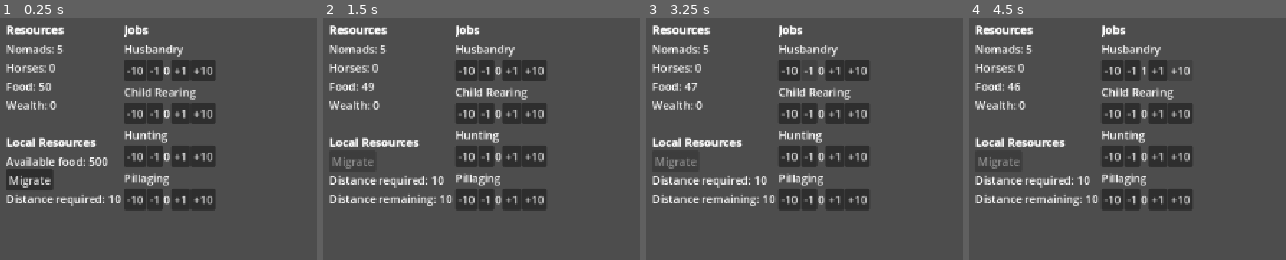
Above: before the commit, frames 1-4 (left to right).
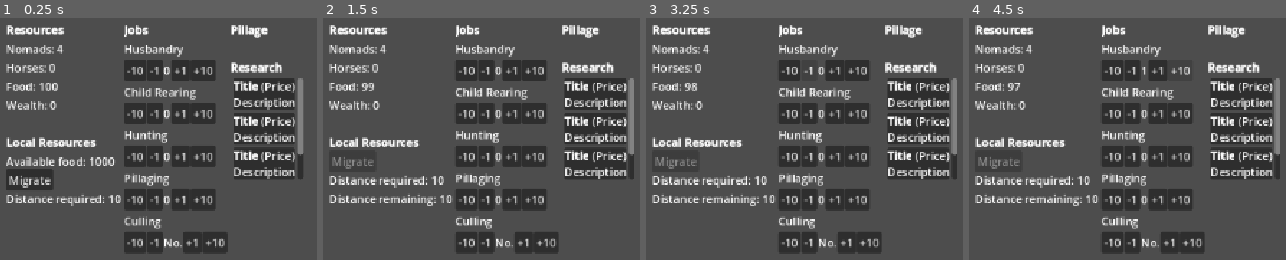
Above: after the commit, the same moments.

Repository: huckmon/mini-jam-205-horses
Game: Godot game, scene res://Scenes/game_scene.tscn
Two runs of this game, one before a commit and one after it. Both use one fixed random seed, a clock stepped at 60 frames per second and the inputs below. Before the commit the project has no main scene; this scene is started directly in both runs.
Inputs (mouse positions are in pixels of both pictures, inside the frame that each line leads up to):
- Up to frame 1 (0.25 s): no input
- Up to frame 2 (1.5 s): click "Migrate" at 0.5 s; click (595, 93) at 1.27 s
- Up to frame 3 (3.25 s): click "-10" at 2 s; click "-1" at 2.75 s
- Up to frame 4 (4.5 s): click "+1" at 3.5 s; click "+10" at 4.25 s

The runs differ from the first frame. In frame 1, 11% of the frame differs, in the area x 12-96%, y 2-97%; in frame 2, 11%; in frame 3, 11%; in frame 4, 11%.

Commit message:
game over functionality
- Game will end when player has no nomads
- Need to wrap up and test if reloading the game in a webpage would reset the resource for a new game

Diff:
--- a/Scenes/col_1_v_box_container.tscn
+++ b/Scenes/col_1_v_box_container.tscn
@@ -1,9 +1,9 @@
 [gd_scene format=3 uid="uid://bwm44ihoc2lsf"]
 
-[ext_resource type="Script" uid="uid://b37aqw1juptox" path="res://Scenes/col_1_v_box_container.gd" id="1_e61ng"]
+[ext_resource type="Script" uid="uid://b37aqw1juptox" path="res://Scripts/col_1_v_box_container.gd" id="1_e61ng"]
 [ext_resource type="Resource" uid="uid://ox7rhenr6wdv" path="res://Resources/gamedata.tres" id="2_oi8vr"]
 
-[node name="Col1_VBoxContainer" type="VBoxContainer" unique_id=234414940]
+[node name="col_1_VBoxContainer" type="VBoxContainer" unique_id=234414940]
 offset_right = 120.0
 offset_bottom = 269.0
 script = ExtResource("1_e61ng")
@@ -14,6 +14,10 @@
 bbcode_enabled = true
 text = "[b]Resources[/b]"
 fit_content = true
+
+[node name="starving" type="Label" parent="." unique_id=227566568]
+layout_mode = 2
+text = "Starving!"
 
 [node name="nomadsHBoxContainer" type="HBoxContainer" parent="." unique_id=1304170862]
 layout_mode = 2
--- a/Scenes/col_2_v_box_container.tscn
+++ b/Scenes/col_2_v_box_container.tscn
@@ -1,10 +1,10 @@
 [gd_scene format=3 uid="uid://rvtrrs7ccuto"]
 
 [ext_resource type="Script" uid="uid://c66nwk7silo3l" path="res://Scripts/col_2_v_box_container.gd" id="1_pfwx5"]
-[ext_resource type="PackedScene" uid="uid://o7nes6dcej83" path="res://Scenes/base_job_h_box_container_component.tscn" id="1_vk5i7"]
+[ext_resource type="PackedScene" uid="uid://o7nes6dcej83" path="res://Scenes/prefab/base_job_h_box_container_component.tscn" id="1_vk5i7"]
 [ext_resource type="Resource" uid="uid://ox7rhenr6wdv" path="res://Resources/gamedata.tres" id="2_x7cha"]
 
-[node name="Col2_VBoxContainer" type="VBoxContainer" unique_id=607190770]
+[node name="col_2_VBoxContainer" type="VBoxContainer" unique_id=607190770]
 script = ExtResource("1_pfwx5")
 gamedata = ExtResource("2_x7cha")
 
@@ -42,6 +42,13 @@
 [node name="pillagingHBoxContainerComponent" parent="." unique_id=183650669 instance=ExtResource("1_vk5i7")]
 layout_mode = 2
 
+[node name="Label3" type="Label" parent="." unique_id=666131192]
+layout_mode = 2
+text = "Culling"
+
+[node name="cullingHBoxContainerComponent" parent="." unique_id=307230184 instance=ExtResource("1_vk5i7")]
+layout_mode = 2
+
 [node name="blank_space" type="Label" parent="." unique_id=2064399575]
 layout_mode = 2
 
@@ -66,3 +73,4 @@
 [editable path="childrearingHBoxContainerComponent"]
 [editable path="huntingHBoxContainerComponent"]
 [editable path="pillagingHBoxContainerComponent"]
+[editable path="cullingHBoxContainerComponent"]
--- /dev/null
+++ b/Scenes/col_3_v_box_container.tscn
@@ -0,0 +1,66 @@
+[gd_scene format=3 uid="uid://2siny1tl3h0x"]
+
+[ext_resource type="PackedScene" uid="uid://cge77bbibwdhv" path="res://Scenes/prefab/researchitem_margin_container.tscn" id="1_lyceo"]
+
+[node name="col_3_VBoxContainer" type="VBoxContainer" unique_id=1965166724]
+offset_right = 40.0
+offset_bottom = 40.0
+
+[node name="RichTextLabel" type="RichTextLabel" parent="." unique_id=658971777]
+layout_mode = 2
+bbcode_enabled = true
+text = "[b]Pillage[/b]"
+fit_content = true
+autowrap_mode = 0
+
+[node name="blankspace" type="Label" parent="." unique_id=82074257]
+layout_mode = 2
+
+[node name="RichTextLabel2" type="RichTextLabel" parent="." unique_id=909860012]
+layout_mode = 2
+bbcode_enabled = true
+text = "[b]Research[/b]"
+fit_content = true
+autowrap_mode = 0
+
+[node name="MarginContainer" type="MarginContainer" parent="." unique_id=275669100]
+layout_mode = 2
+theme_override_constants/margin_left = 4
+
+[node name="ScrollContainer" type="ScrollContainer" parent="MarginContainer" unique_id=1274792782]
+layout_mode = 2
+theme_override_constants/scrollbar_h_separation = 4
+horizontal_scroll_mode = 0
+vertical_scroll_mode = 2
+
+[node name="VBoxContainer" type="VBoxContainer" parent="MarginContainer/ScrollContainer" unique_id=146078681]
+layout_mode = 2
+
+[node name="researchitemMarginContainer" parent="MarginContainer/ScrollContainer/VBoxContainer" unique_id=399311976 instance=ExtResource("1_lyceo")]
+layout_mode = 2
+
+[node name="researchitemMarginContainer2" parent="MarginContainer/ScrollContainer/VBoxContainer" unique_id=1355179699 instance=ExtResource("1_lyceo")]
+layout_mode = 2
+
+[node name="researchitemMarginContainer3" parent="MarginContainer/ScrollContainer/VBoxContainer" unique_id=2102706275 instance=ExtResource("1_lyceo")]
+layout_mode = 2
+
+[node name="researchitemMarginContainer4" parent="MarginContainer/ScrollContainer/VBoxContainer" unique_id=22392776 instance=ExtResource("1_lyceo")]
+layout_mode = 2
+
+[node name="scrollmarginwindow" type="VBoxContainer" parent="MarginContainer" unique_id=525058897]
+layout_mode = 2
+mouse_filter = 2
+theme_override_constants/separation = 100
+
+[node name="Label" type="Label" parent="MarginContainer/scrollmarginwindow" unique_id=51669553]
+layout_mode = 2
+size_flags_vertical = 3
+
+[node name="Label2" type="Label" parent="MarginContainer/scrollmarginwindow" unique_id=1535379281]
+layout_mode = 2
+
+[editable path="MarginContainer/ScrollContainer/VBoxContainer/researchitemMarginContainer"]
+[editable path="MarginContainer/ScrollContainer/VBoxContainer/researchitemMarginContainer2"]
+[editable path="MarginContainer/ScrollContainer/VBoxContainer/researchitemMarginContainer3"]
+[editable path="MarginContainer/ScrollContainer/VBoxContainer/researchitemMarginContainer4"]
--- /dev/null
+++ b/Scenes/col_4_v_box_container.tscn
@@ -0,0 +1,41 @@
+[gd_scene format=3 uid="uid://cgbmyewihxo6p"]
+
+[node name="col_4_VBoxContainer" type="VBoxContainer" unique_id=822112598]
+offset_right = 40.0
+offset_bottom = 40.0
+
+[node name="RichTextLabel" type="RichTextLabel" parent="." unique_id=591678263]
+layout_mode = 2
+bbcode_enabled = true
+text = "[b]Game Over[/b]			"
+fit_content = true
+autowrap_mode = 0
+
+[node name="RichTextLabel2" type="RichTextLabel" parent="." unique_id=2026836420]
+layout_mode = 2
+text = "The tribe has been wiped out"
+fit_content = true
+
+[node name="Label" type="Label" parent="." unique_id=1442316114]
+visible = false
+layout_mode = 2
+
+[node name="restart_button" type="Button" parent="Label" unique_id=876402773]
+visible = false
+layout_mode = 1
+anchors_preset = 4
+anchor_top = 0.5
+anchor_bottom = 0.5
+offset_top = -15.5
+offset_right = 72.0
+offset_bottom = 15.5
+grow_vertical = 2
+text = "Restart?"
+
+[node name="blank_space" type="Label" parent="." unique_id=14821387]
+layout_mode = 2
+
+[node name="RichTextLabel3" type="RichTextLabel" parent="." unique_id=1943342216]
+layout_mode = 2
+text = "Restart the page to try again"
+fit_content = true
--- a/Scenes/game_scene.tscn
+++ b/Scenes/game_scene.tscn
@@ -4,6 +4,8 @@
 [ext_resource type="PackedScene" uid="uid://bwm44ihoc2lsf" path="res://Scenes/col_1_v_box_container.tscn" id="2_6h5vk"]
 [ext_resource type="PackedScene" uid="uid://rvtrrs7ccuto" path="res://Scenes/col_2_v_box_container.tscn" id="2_b6fju"]
 [ext_resource type="Resource" uid="uid://ox7rhenr6wdv" path="res://Resources/gamedata.tres" id="2_fiftr"]
+[ext_resource type="PackedScene" uid="uid://2siny1tl3h0x" path="res://Scenes/col_3_v_box_container.tscn" id="5_1ixah"]
+[ext_resource type="PackedScene" uid="uid://cgbmyewihxo6p" path="res://Scenes/col_4_v_box_container.tscn" id="6_rgj8m"]
 
 [node name="GameScene" type="CanvasLayer" unique_id=1608268263]
 script = ExtResource("1_x87qo")
@@ -17,19 +19,26 @@
 offset_right = 351.0
 offset_bottom = 308.0
 
-[node name="Col1_VBoxContainer" parent="HBoxContainer" unique_id=234414940 instance=ExtResource("2_6h5vk")]
+[node name="col_1_VBoxContainer" parent="HBoxContainer" unique_id=234414940 instance=ExtResource("2_6h5vk")]
 layout_mode = 2
 
-[node name="Col2_VBoxContainer" parent="HBoxContainer" unique_id=607190770 instance=ExtResource("2_b6fju")]
+[node name="col_2_VBoxContainer" parent="HBoxContainer" unique_id=607190770 instance=ExtResource("2_b6fju")]
+layout_mode = 2
+
+[node name="col_3_VBoxContainer" parent="HBoxContainer" unique_id=1965166724 instance=ExtResource("5_1ixah")]
+layout_mode = 2
+
+[node name="col_4_VBoxContainer" parent="HBoxContainer" unique_id=822112598 instance=ExtResource("6_rgj8m")]
 layout_mode = 2
 
 [connection signal="timeout" from="globalGameTick" to="." method="_on_global_game_tick_timeout"]
-[connection signal="timeout" from="globalGameTick" to="HBoxContainer/Col1_VBoxContainer" method="_on_global_game_tick_timeout"]
-[connection signal="timeout" from="globalGameTick" to="HBoxContainer/Col2_VBoxContainer" method="_on_global_game_tick_timeout"]
+[connection signal="timeout" from="globalGameTick" to="HBoxContainer/col_1_VBoxContainer" method="_on_global_game_tick_timeout"]
+[connection signal="timeout" from="globalGameTick" to="HBoxContainer/col_2_VBoxContainer" method="_on_global_game_tick_timeout"]
 
-[editable path="HBoxContainer/Col1_VBoxContainer"]
-[editable path="HBoxContainer/Col2_VBoxContainer"]
-[editable path="HBoxContainer/Col2_VBoxContainer/husbandryHBoxContainerComponent"]
-[editable path="HBoxContainer/Col2_VBoxContainer/childrearingHBoxContainerComponent"]
-[editable path="HBoxContainer/Col2_VBoxContainer/huntingHBoxContainerComponent"]
-[editable path="HBoxContainer/Col2_VBoxContainer/pillagingHBoxContainerComponent"]
+[editable path="HBoxContainer/col_1_VBoxContainer"]
+[editable path="HBoxContainer/col_2_VBoxContainer"]
+[editable path="HBoxContainer/col_2_VBoxContainer/husbandryHBoxContainerComponent"]
+[editable path="HBoxContainer/col_2_VBoxContainer/childrearingHBoxContainerComponent"]
+[editable path="HBoxContainer/col_2_VBoxContainer/huntingHBoxContainerComponent"]
+[editable path="HBoxContainer/col_2_VBoxContainer/pillagingHBoxContainerComponent"]
+[editable path="HBoxContainer/col_2_VBoxContainer/cullingHBoxContainerComponent"]
--- /dev/null
+++ b/Scenes/prefab/researchitem_margin_container.tscn
@@ -0,0 +1,35 @@
+[gd_scene format=3 uid="uid://cge77bbibwdhv"]
+
+[node name="researchitemMarginContainer" type="MarginContainer" unique_id=399311976]
+offset_right = 89.0
+offset_bottom = 46.0
+size_flags_horizontal = 3
+size_flags_vertical = 3
+
+[node name="Button2" type="Button" parent="." unique_id=1218949914]
+layout_mode = 2
+
+[node name="VBoxContainer" type="VBoxContainer" parent="." unique_id=1345289069]
+layout_mode = 2
+mouse_filter = 2
+theme_override_constants/separation = 0
+
+[node name="HBoxContainer" type="HBoxContainer" parent="VBoxContainer" unique_id=225440567]
+layout_mode = 2
+size_flags_horizontal = 4
+
+[node name="title" type="RichTextLabel" parent="VBoxContainer/HBoxContainer" unique_id=1204917989]
+layout_mode = 2
+bbcode_enabled = true
+text = "[b]Title[/b]"
+fit_content = true
+autowrap_mode = 0
+
+[node name="price" type="Label" parent="VBoxContainer/HBoxContainer" unique_id=1739818732]
+layout_mode = 2
+text = "(Price)"
+
+[node name="description" type="Label" parent="VBoxContainer" unique_id=260711059]
+layout_mode = 2
+text = "Description"
+horizontal_alignment = 1
--- a/Scenes/col_1_v_box_container.gd
+++ b/Scripts/col_1_v_box_container.gd
@@ -21,6 +21,7 @@
 	# things to disable at start
 	$distanceremainingHBoxContainer.visible = false
 	$timeleftHBoxContainer.visible = false
+	$starving.visible = false
 
 func _physics_process(_delta: float) -> void:
 	update_values()
@@ -48,19 +49,24 @@
 		travelling()
 	if gamedata.food_count <= 0:
 		starvation()
-	else:
+	elif gamedata.not_starving == 0:
 		gamedata.not_starving = 1
+		$starving.visible = false
 
 func starvation():
+	# NOTE: Add starving notification
+	$starving.visible = true
 	gamedata.not_starving = 0
 	if gamedata.horse_count > 0:
-		print(gamedata.horse_count * gamedata.starvation_rate," horses will starve")
-		gamedata.horse_count -= gamedata.horse_count * gamedata.starvation_rate
+		print(maxf(gamedata.minimum_number_to_starve, (gamedata.horse_count * gamedata.starvation_rate))," horses starved")
+		gamedata.horse_count -= maxf(gamedata.minimum_number_to_starve, (gamedata.horse_count * gamedata.starvation_rate))
 	if gamedata.nomad_count > 0:
-		print(gamedata.nomad_count * gamedata.starvation_rate," nomads will starve")
-		gamedata.nomad_count -= gamedata.nomad_count * gamedata.starvation_rate
+		print(maxf(gamedata.minimum_number_to_starve, gamedata.nomad_count * gamedata.starvation_rate)," nomads starved")
+		gamedata.nomad_count -= maxf(gamedata.minimum_number_to_starve, gamedata.nomad_count * gamedata.starvation_rate)
 	if gamedata.nomad_count < float(gamedata.husbandry_workers + gamedata.childrearing_workers + gamedata.hunting_workers + gamedata.pillaging_workers):
 		remove_jobs()
+	if gamedata.nomad_count < 1:
+		gamedata.game_state = 0
 
 func remove_jobs():
 	while gamedata.nomad_count < float(gamedata.husbandry_workers + gamedata.childrearing_workers + gamedata.hunting_workers + gamedata.pillaging_workers):
@@ -80,7 +86,7 @@
 	gamedata.distance_to_next_area = randi_range(int(gamedata.minimum_distance_to_next_area), int(gamedata.minimum_distance_to_next_area * (gamedata.distance_multiplier)))
 
 func travelling():
-	gamedata.distance_remainging_to_travel -= (gamedata.horse_count * gamedata.horse_distance_rate) / (gamedata.nomad_count + (gamedata.food_count/4))
+	gamedata.distance_remainging_to_travel -= (gamedata.horse_count * gamedata.horse_distance_rate) / (gamedata.nomad_count/2)
 	if gamedata.distance_remainging_to_travel <= 0:
 		gamedata.travelling = false
 		migrate_button.disabled = false
--- /dev/null
+++ b/Scripts/col_4_v_box_container.gd
@@ -0,0 +1,7 @@
+extends VBoxContainer
+
+@export var gamedata : GameData
+
+func _on_restart_button_pressed() -> void:
+	gamedata.reset_state()
+	get_tree().reload_current_scene()
--- a/Scripts/game_scene.gd
+++ b/Scripts/game_scene.gd
@@ -3,16 +3,21 @@
 @export var gamedata : GameData
 
 # UI elements to display values
-@onready var nomads_value_ui = $HBoxContainer/Col1_VBoxContainer/nomadsHBoxContainer/value
-@onready var horses_value_ui = $HBoxContainer/Col1_VBoxContainer/horsesHBoxContainer/value
-@onready var food_value_ui = $HBoxContainer/Col1_VBoxContainer/foodHBoxContainer/value
-@onready var wealth_value_ui = $HBoxContainer/Col1_VBoxContainer/wealthHBoxContainer/value
+#@onready var nomads_value_ui = $HBoxContainer/Col1_VBoxContainer/nomadsHBoxContainer/value
+#@onready var horses_value_ui = $HBoxContainer/Col1_VBoxContainer/horsesHBoxContainer/value
+#@onready var food_value_ui = $HBoxContainer/Col1_VBoxContainer/foodHBoxContainer/value
+#@onready var wealth_value_ui = $HBoxContainer/Col1_VBoxContainer/wealthHBoxContainer/value
 
 @onready var global_game_tick = $globalGameTick
+@onready var game_over_col = $HBoxContainer/col_4_VBoxContainer
 
 func _ready() -> void:
 	global_game_tick.wait_time = gamedata.tick_rate
 	global_game_tick.start((1/gamedata.tick_rate))
+	game_over_col.visible = false
 
 func _on_global_game_tick_timeout() -> void:
 	global_game_tick.start((1/gamedata.tick_rate))
+	if gamedata.game_state == 0:
+		game_over_col.visible = true
+		global_game_tick.stop()
--- a/Scripts/gamedata.gd
+++ b/Scripts/gamedata.gd
@@ -13,11 +13,12 @@
 @export var childrearing_work_base: float = 0.1
 @export var hunting_work_base: float = 0.66
 @export var starvation_rate: float = 0.03
+@export var minimum_number_to_starve: float = 0.5
 
 @export_category("Resources")
-@export var nomad_count: float = 5
+@export var nomad_count: float = 4
 @export var horse_count: float = 0
-@export var food_count: float = 50
+@export var food_count: float = 100
 @export var wealth_count: float = 0
 
 @export_category("Jobs assgined")
@@ -34,10 +35,11 @@
 @export var pillaging_worker_rate: float = 1
 
 @export_category("Local resource values")
-@export var current_local_food_available: float = 500
+@export var current_local_food_available: float = 1000
 @export var distance_to_next_area: float = 10
 @export var distance_remainging_to_travel: float = 0
 @export var distance_multiplier: float = 1.5
 @export var travelling: bool = false
 
 @export var not_starving: int = 1
+@export var game_state: int = 1 # 1 is normal, 0 is game over
--- a/project.godot
+++ b/project.godot
@@ -11,6 +11,8 @@
 [application]
 
 config/name="mini-jam-205-horses"
+config/tags=PackedStringArray("game_jam")
+run/main_scene="uid://d0p6onk7dnlu5"
 config/features=PackedStringArray("4.6", "GL Compatibility")
 config/icon="res://icon.svg"
 
Renamed: Scenes/base_job_h_box_container_component.tscn -> Scenes/prefab/base_job_h_box_container_component.tscn
Renamed: Scenes/col_1_v_box_container.gd.uid -> Scripts/col_1_v_box_container.gd.uid
Not shown, added: Scripts/col_4_v_box_container.gd.uid
